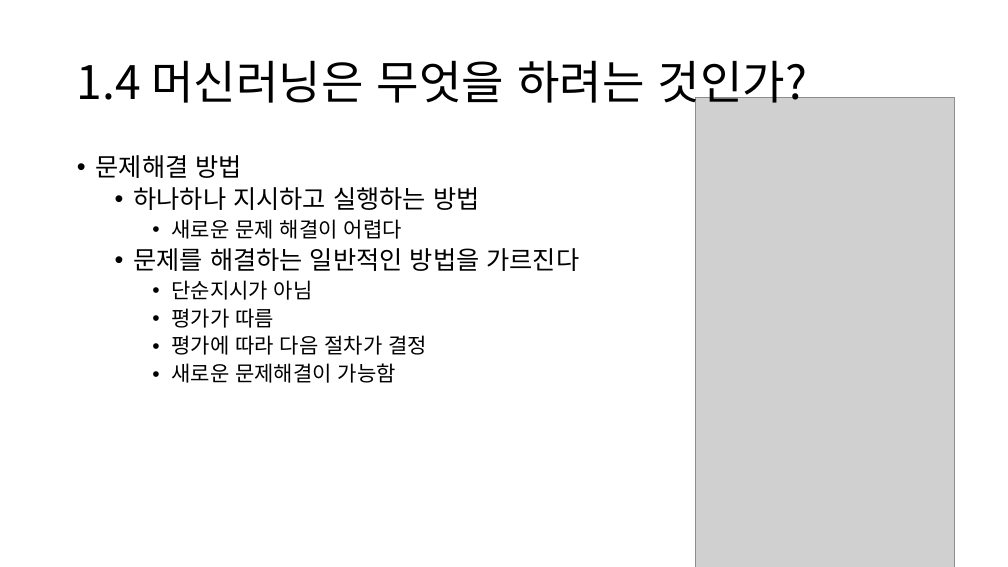
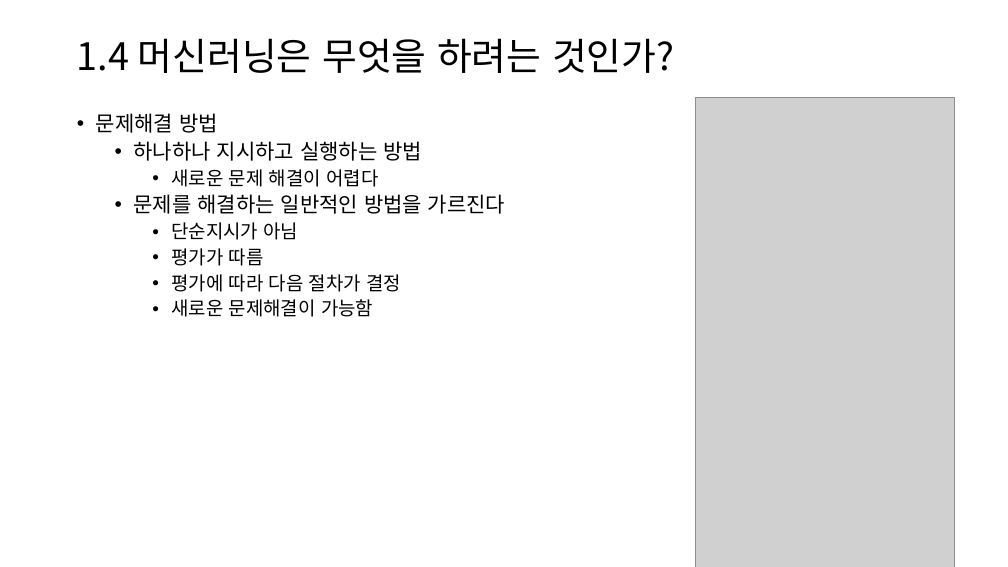
Before and after one commit to dknife/2022MLClass, a slide deck: slide 11 of LectureNotes/01장_머신러닝이란.pptx. Drawn at 1008x567 pixels with LibreOffice and Linux fonts; fonts in the diff are those of the drawing; grey boxes stand for pictures. Boxes give left, top, right and bottom in pixels: in the first picture for what was removed or moved away, otherwise in the second. Text is boxed around its words. In the diff, an @@ line names an element or a change of style, - is before the commit and + after.

```diff
--- a/LectureNotes/01장_머신러닝이란.pptx
+++ b/LectureNotes/01장_머신러닝이란.pptx
@@ title "1.4 머신러닝은 무엇을 하려는 것인가?" at bbox=[77, 38, 674, 73]: size 44 to 36 pt @@
@@ text "문제해결 방법": place and size @@
-text "문제해결 방법" at bbox=[96, 155, 579, 383]
+text "문제해결 방법" at bbox=[96, 113, 505, 317]
@@ text "문제해결 방법" at bbox=[96, 113, 505, 317]: size 24 to 20 pt in "문제해결 방법", "하나하나 지시하고 실행하는 방법", "문제를 해결하는 일반적인 방법을 가르진다"; size 20 to 18 pt in "새로운 문제 해결이 어렵다", "단순지시가 아님", "평가가 따름", "평가에 따라 다음 절차가 결정" and 1 more places @@
```
Also in this commit, not shown: 19 other slides changed, 1 other file.
